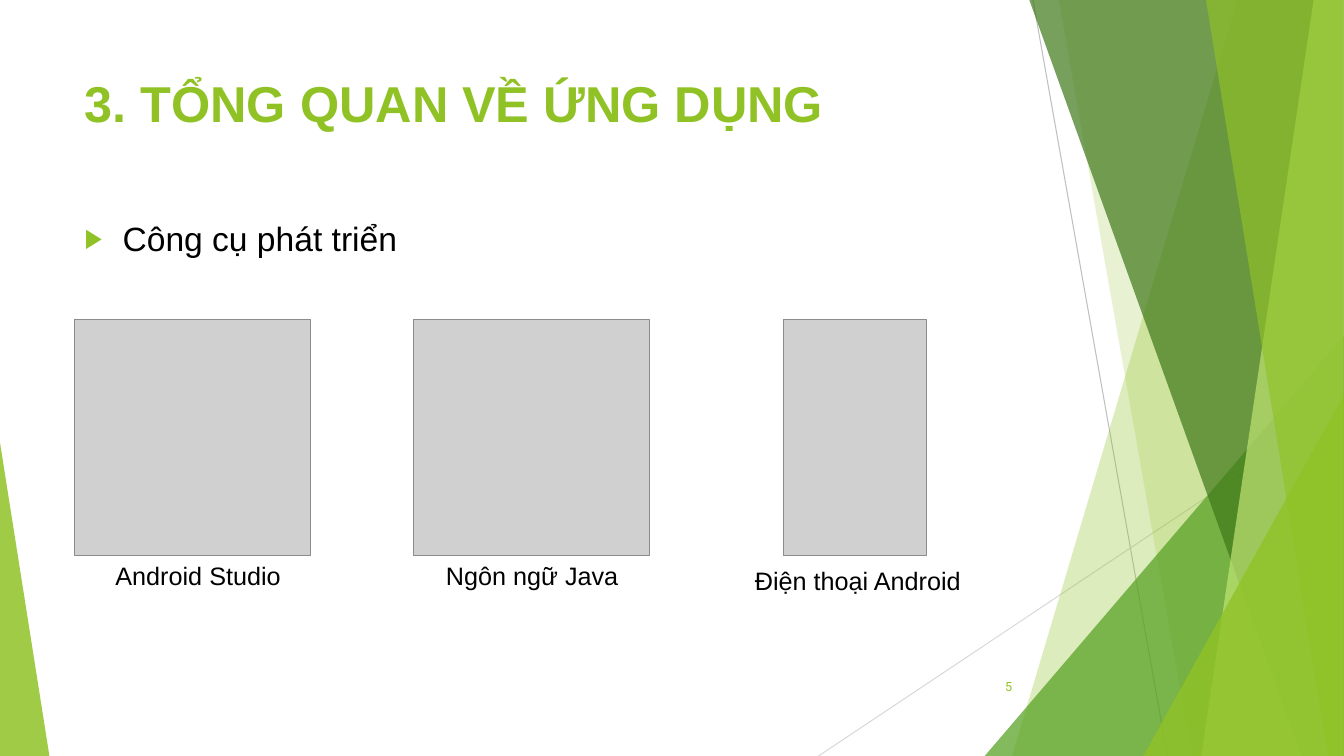
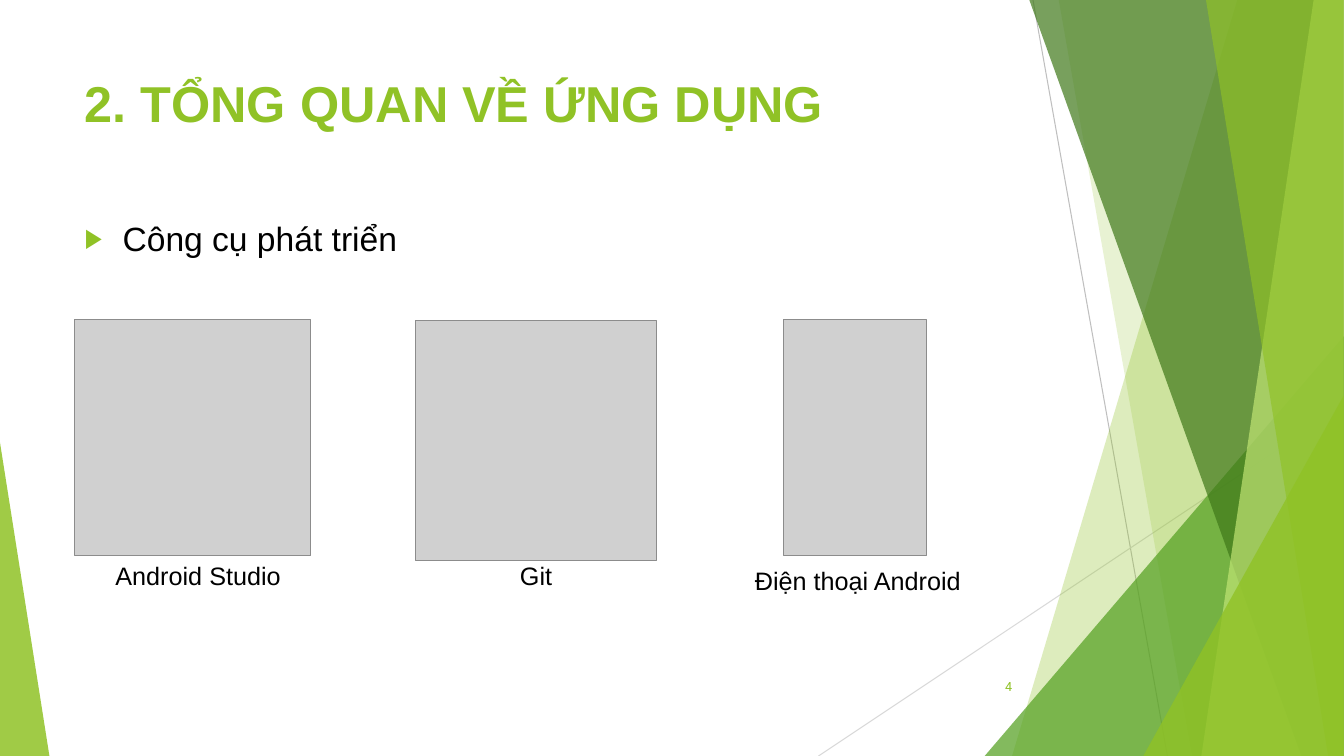
Before and after one commit to jangkyavn/BuiHoangAnh_1412101114, a slide deck: slide 4 of pp_BuiHoangAnh_1412101114.pptx (slide 5 before the commit). Drawn at 1344x756 pixels with LibreOffice and Linux fonts; fonts in the diff are those of the drawing; grey boxes stand for pictures. Boxes give left, top, right and bottom in pixels: in the first picture for what was removed or moved away, otherwise in the second. Text is boxed around its words. In the diff, an @@ line names an element or a change of style, - is before the commit and + after.

```diff
--- a/pp_BuiHoangAnh_1412101114.pptx
+++ b/pp_BuiHoangAnh_1412101114.pptx
@@ title at [85,82,823,132]: text changed @@
-3. TỔNG QUAN VỀ ỨNG DỤNG
+2. TỔNG QUAN VỀ ỨNG DỤNG
@@ picture: place and size @@
-picture at [413,320,649,556]
+picture at [415,320,656,561]
@@ text at [520,566,552,586]: text changed @@
-Ngôn ngữ Java
+Git
@@ page number at [1005,682,1012,691]: text changed @@
-5
+4
```
Also in this commit, not shown: 6 other slides changed, 2 slides added, 1 slide removed, 19 other files.
